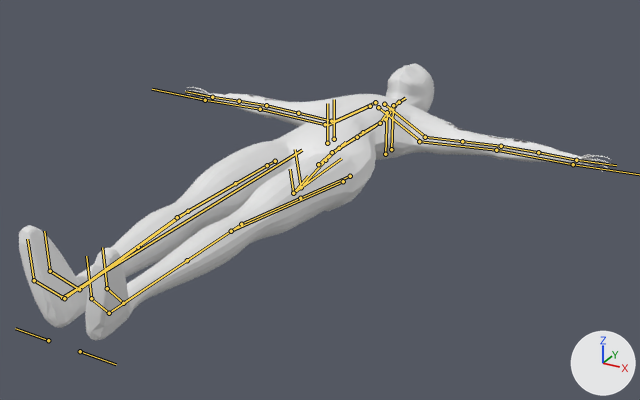
The FBX model Character_TPose_Anim wo NLA.fbx, before and after one commit.
Before and after are seen from a 50 mm lens placed at (1.22, -1.13, 0.91), pointed at (0.08, 0.94, -0.13). Every picture has the same lights, and +X, +Y and +Z are marked at lower right. The bones that bend it are drawn over the model as lines.
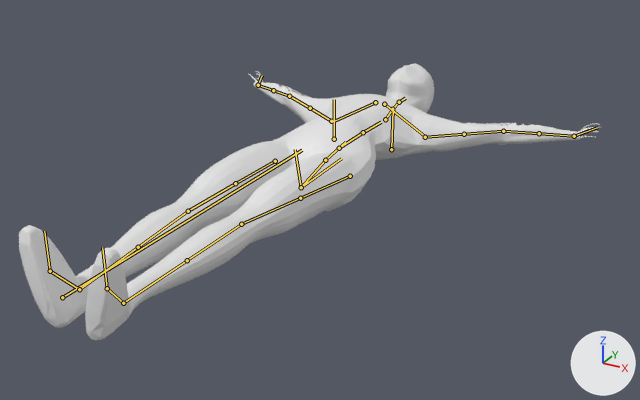
The newer file adds an action. The first version stands in its rest pose; the second is drawn at frame 16 of the action 'Scene'.

Where the change shows, as pixel boxes [x1, y1, x2, y2] in the pictures (640 x 400 px):
'Sphere', posed: before [19, 63, 611, 341]; after [19, 63, 601, 341]
bone 'DEF-upper_arm.L', root to tip: before (425, 137) to (462, 141); after (425, 137) to (464, 134)
bone 'DEF-forearm.L', root to tip: before (501, 146) to (538, 152); after (503, 131) to (539, 133)
bone 'DEF-hand.L', root to tip: before (576, 160) to (616, 165); after (574, 136) to (597, 127)
bone 'DEF-upper_arm.R', root to tip: before (331, 121) to (298, 113); after (331, 121) to (310, 108)
bone 'DEF-forearm.R', root to tip: before (266, 105) to (239, 101); after (289, 96) to (273, 90)
bone 'DEF-hand.R', root to tip: before (212, 97) to (185, 91); after (258, 85) to (262, 75)

The change in detail:
Bone 'DEF-upper_arm.L' (bone_def_upper_arm_l) turns from (0, 0, 0) to (5, 1, -25) degrees about its own x, y and z.
Bone 'DEF-upper_arm.L' (bone_def_upper_arm_l) is rescaled from (1.0, 1.0, 1.0) to (1.01, 0.98, 1.01).
Bone 'DEF-forearm.L' (bone_def_forearm_l) turns from (0, 0, 0) to (5, 1, 0) degrees about its own x, y and z.
Bone 'DEF-hand.L' (bone_def_hand_l) turns from (0, 0, 0) to (8, 5, -38) degrees about its own x, y and z.
Bone 'DEF-hand.L' (bone_def_hand_l) is rescaled from (1.0, 1.0, 1.0) to (1.0, 1.01, 0.99).
Bone 'DEF-upper_arm.R' (bone_def_upper_arm_r) turns from (0, 0, 0) to (5, -1, 25) degrees about its own x, y and z.
Bone 'DEF-upper_arm.R' (bone_def_upper_arm_r) is rescaled from (1.0, 1.0, 1.0) to (1.01, 0.98, 1.01).
Bone 'DEF-forearm.R' (bone_def_forearm_r) turns from (0, 0, 0) to (5, -1, 0) degrees about its own x, y and z.
Bone 'DEF-hand.R' (bone_def_hand_r) turns from (0, 0, 0) to (8, -5, 38) degrees about its own x, y and z.
Bone 'DEF-hand.R' (bone_def_hand_r) is rescaled from (1.0, 1.0, 1.0) to (1.0, 1.01, 0.99).
